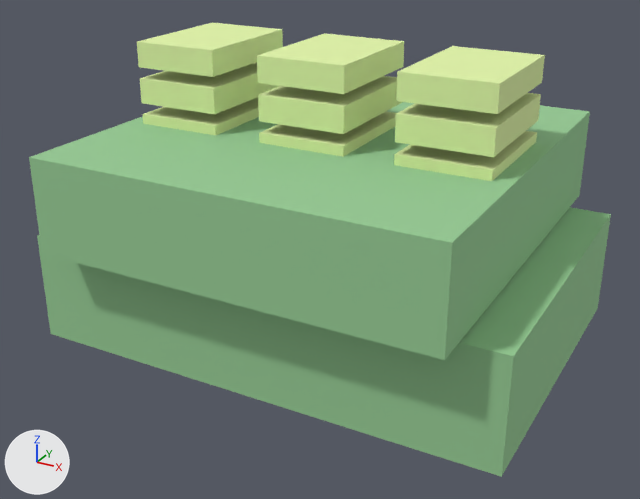
One commit to the glTF model public/models/chloroplasts.gltf: the scene before it, then after it.
Rendered twice from a 50 mm camera at (1.42, -2.68, 2.63) aimed at (0.0, -0.09, 1.34). Every picture has the same lights, and +X, +Y and +Z are marked at lower left. The older version comes first. Where no turn or scale is listed for an object, it has been applied to the vertices.

Before the edit, the objects in view are built like this:
```python
ob_chloroplastlowerlens = bpy.data.objects.new('ChloroplastLowerLens', me_voxelpart_chloroplastlowerlens)
ob_chloroplastlowerlens.location = (0.0, 0.0, 1.2)
ob_chloroplastupperlens = bpy.data.objects.new('ChloroplastUpperLens', me_voxelpart_chloroplastupperlens)
ob_chloroplastupperlens.location = (0.0, 0.0, 1.58)
ob_granum_1 = bpy.data.objects.new('Granum_1', me_voxelpart_granum_1)
ob_granum_1.location = (0.0, 0.0, 1.74)
ob_granum_3 = bpy.data.objects.new('Granum_3', me_voxelpart_granum_3)
ob_granum_3.location = (-0.5, 0.0, 1.87)
ob_granum_4 = bpy.data.objects.new('Granum_4', me_voxelpart_granum_4)
ob_granum_4.location = (0.0, 0.0, 1.87)
ob_granum_5 = bpy.data.objects.new('Granum_5', me_voxelpart_granum_5)
ob_granum_5.location = (0.5, 0.0, 1.87)
ob_granum_6 = bpy.data.objects.new('Granum_6', me_voxelpart_granum_6)
ob_granum_6.location = (-0.5, 0.0, 2.0)
ob_granum_7 = bpy.data.objects.new('Granum_7', me_voxelpart_granum_7)
ob_granum_7.location = (0.0, 0.0, 2.0)
ob_granum_8 = bpy.data.objects.new('Granum_8', me_voxelpart_granum_8)
ob_granum_8.location = (0.5, 0.0, 2.0)
# also in view: 'Granum_2' at (0.5, 0.0, 1.74); 'Granum_0' at (-0.5, 0.0, 1.74)
```
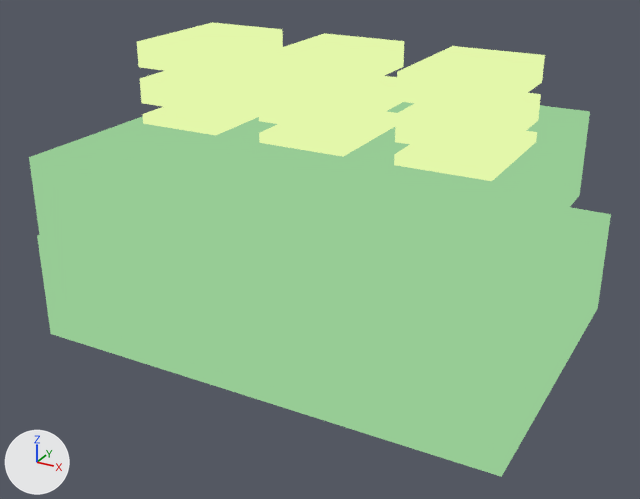
What changed in the scene script:
```text
Change mat_green:
    remove # nodes: BsdfPrincipled, OutputMaterial
    nodes: BsdfTransparent, Emission, LightPath, MixShader, OutputMaterial
Change mat_lime:
    remove # nodes: BsdfPrincipled, OutputMaterial
    nodes: BsdfTransparent, Emission, LightPath, MixShader, OutputMaterial
```

Changed parts and their boxes (x1, y1, x2, y2) in the pictures (640 x 499 px):
'ChloroplastUpperLens', recoloured (lighter)
    both: (29, 102, 590, 360)
'ChloroplastLowerLens', recoloured (lighter)
    both: (37, 207, 611, 477)
'Granum_8', recoloured
    both: (396, 46, 545, 114)
'Granum_7', recoloured
    both: (257, 33, 404, 94)
'Granum_5', recoloured (lighter)
    both: (395, 93, 541, 157)
'Granum_6', recoloured
    both: (137, 22, 283, 77)
'Granum_4', recoloured (lighter)
    both: (258, 76, 402, 134)
'Granum_3', recoloured (lighter)
    both: (140, 62, 279, 114)
'Granum_2', recoloured (lighter)
    both: (394, 131, 537, 181)
'Granum_1', recoloured (lighter)
    both: (259, 111, 396, 157)
'Granum_0', recoloured (lighter)
    both: (143, 97, 259, 135)
